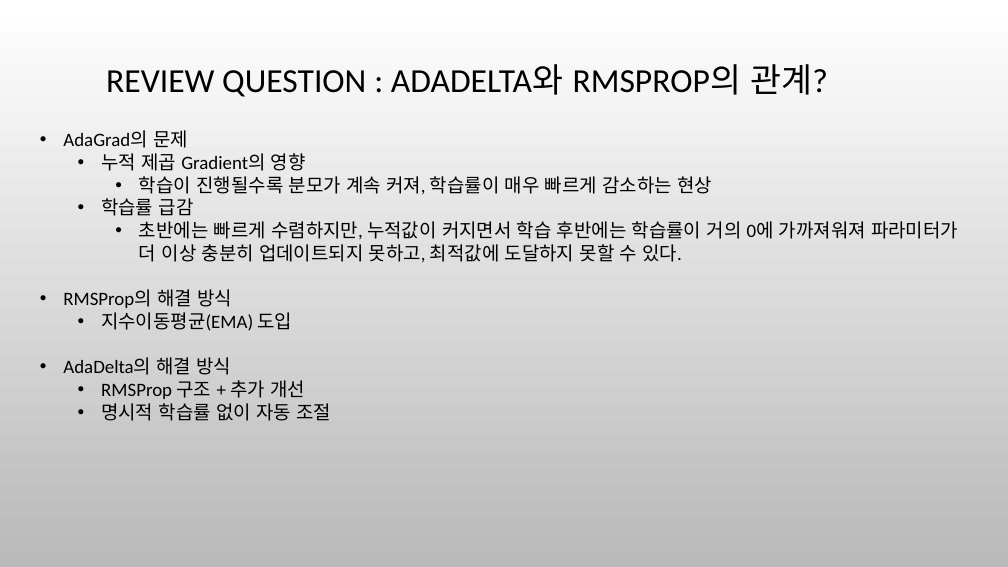
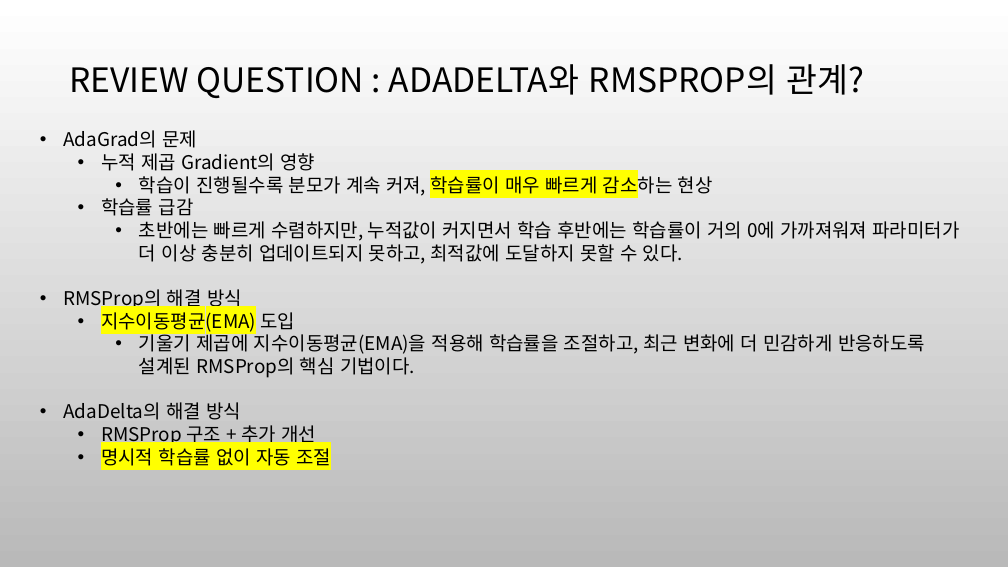
Before and after one commit to ha-taeyeong/University, a slide deck: slide 9 of tensor/발표자료.pptx. Drawn at 1008x567 pixels with LibreOffice and Linux fonts; fonts in the diff are those of the drawing; background and template pictures are left out. Boxes give left, top, right and bottom in pixels: in the first picture for what was removed or moved away, otherwise in the second. Text is boxed around its words. In the diff, an @@ line names an element or a change of style, - is before the commit and + after.

```diff
--- a/tensor/발표자료.pptx
+++ b/tensor/발표자료.pptx
@@ title "REVIEW QUESTION : ADADELTA와 RMSPROP의 ..." at bbox=[70, 64, 865, 98]: font Calibri to Noto Sans CJK KR @@
@@ text at bbox=[63, 130, 960, 466]: font Calibri to Noto Sans CJK KR in "AdaGrad의 문제", "누적 제곱 Gradient의 영향", "학습이 진행될수록 분모가 계속 커져, 학습률이 매우 ...", "학습률 급감" and 6 more places; highlight none to #FFFF00 in "학습률이 매우 빠르게 감소하는", "지수이동평균(EMA)", "명시적 학습률 없이 자동 조절" @@
@@ text at bbox=[139, 331, 925, 378]: paragraph added @@
+    • 기울기 제곱에 지수이동평균(EMA)을 적용해 학습률을 조절하고, 최근 변화에 더 민감하게 반응하도록 설계된 RMSProp의 핵심 기법이다.
```
Also in this commit, not shown: 21 other slides changed, 5 other files.
